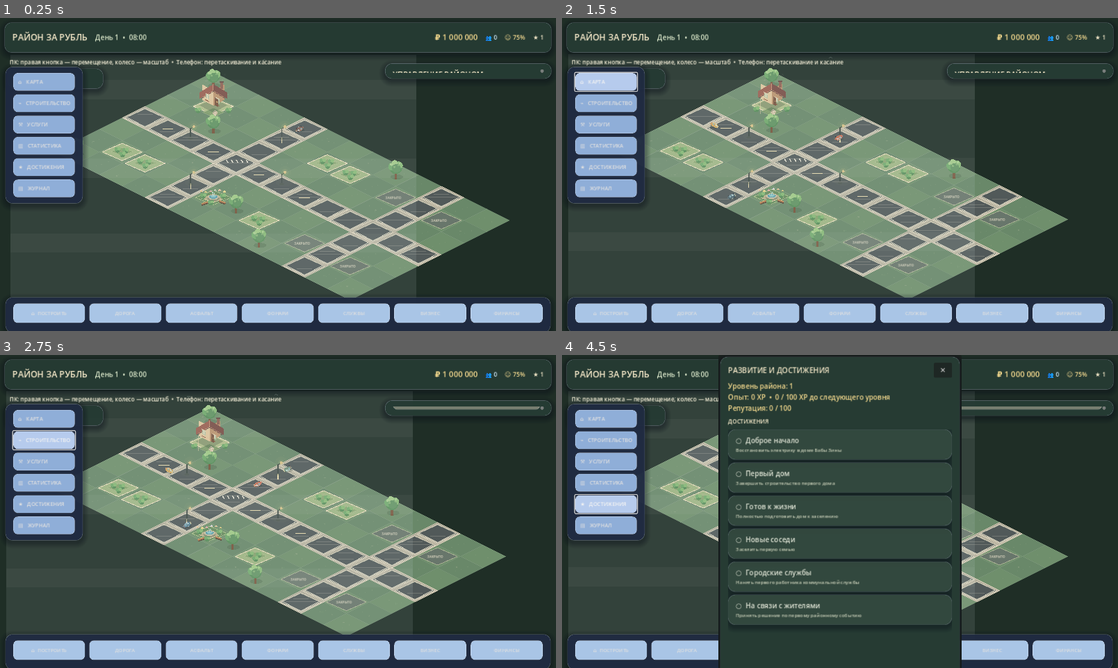
Above: before the commit, frames 1-4 (two rows, left to right).
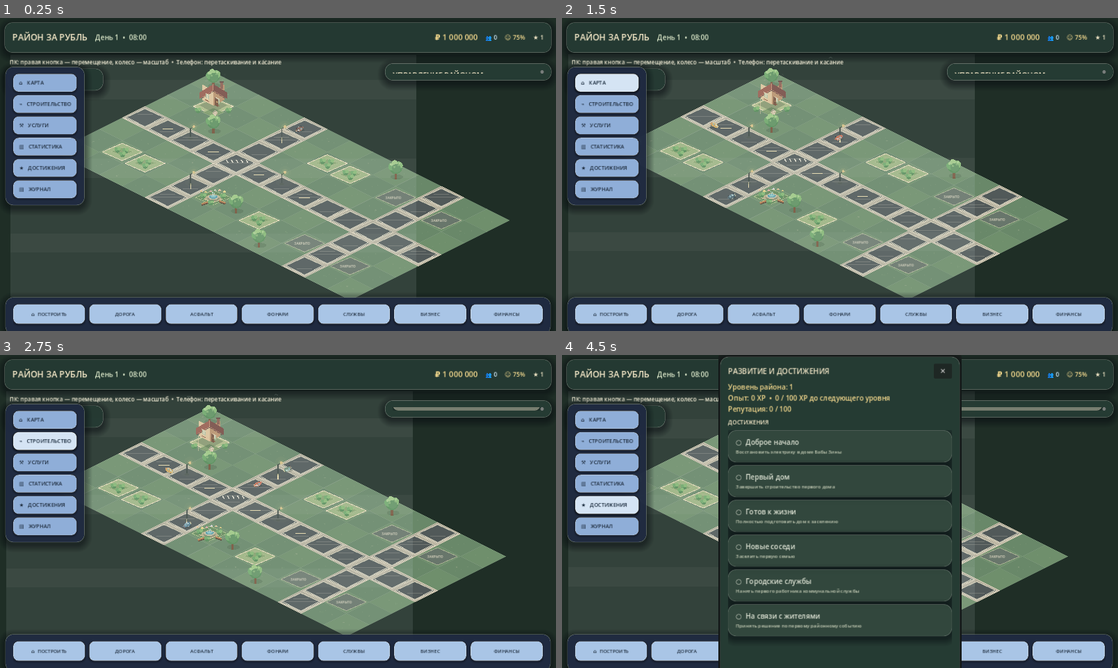
Above: after the commit, the same moments.

Repository: wellbi-creator/rayon-za-rubl
Game: Godot game, scene res://scenes/main.tscn
The game is run twice, just before and just after one commit, with the same random seed, the same clock (stepped at 60 frames per second) and the same inputs.
Inputs (mouse positions are in pixels of both pictures, inside the frame that each line leads up to):
- Up to frame 1 (0.25 s): no input
- Up to frame 2 (1.5 s): move the mouse to (962, 158) at 0.52 s; hold D 0.53-1.25 s; click (962, 158) at 0.67 s; click "⌂ КАРТА" at 1.25 s
- Up to frame 3 (2.75 s): click "⌁ СТРОИТЕЛЬСТВО" at 2 s
- Up to frame 4 (4.5 s): click "⚒ УСЛУГИ" at 2.75 s; click "▥ СТАТИСТИКА" at 3.5 s; click "★ ДОСТИЖЕНИЯ" at 4.25 s

The runs differ from the first frame. In frame 1, 2.8% of the frame differs, in the area x 0-100%, y 1-100%; in frame 2, 3.4%; in frame 3, 3.4%; in frame 4, 10%, in the area x 0-100%, y 0-100%.

Commit message:
Polish shared UI panel and button styles

Diff:
--- a/scripts/main.gd
+++ b/scripts/main.gd
@@ -1402,7 +1402,14 @@
 	button.alignment = HORIZONTAL_ALIGNMENT_LEFT
 	button.add_theme_font_size_override("font_size", 12)
 	button.add_theme_stylebox_override("normal", _button_style(Color("#8faed8")))
-	button.add_theme_stylebox_override("hover", _button_style(Color("#b6cbed")))
+	button.add_theme_stylebox_override("hover", _button_state_style(Color("#b6cbed"), false))
+	button.add_theme_stylebox_override("pressed", _button_state_style(Color("#8faed8"), true))
+	button.add_theme_stylebox_override("focus", _button_state_style(Color("#d5e4f4"), false))
+	button.add_theme_stylebox_override("disabled", _button_style(Color("#697789")))
+	button.add_theme_color_override("font_color", Color("#1d2b3c"))
+	button.add_theme_color_override("font_hover_color", Color("#17283a"))
+	button.add_theme_color_override("font_pressed_color", Color("#17283a"))
+	button.add_theme_color_override("font_disabled_color", Color("#c2c9cf"))
 	button.pressed.connect(action)
 	container.add_child(button)
 
@@ -1413,7 +1420,14 @@
 	button.size_flags_horizontal = Control.SIZE_EXPAND_FILL
 	button.add_theme_font_size_override("font_size", 11)
 	button.add_theme_stylebox_override("normal", _button_style(Color("#a9c5e6")))
-	button.add_theme_stylebox_override("hover", _button_style(Color("#c5d9f0")))
+	button.add_theme_stylebox_override("hover", _button_state_style(Color("#c5d9f0"), false))
+	button.add_theme_stylebox_override("pressed", _button_state_style(Color("#a9c5e6"), true))
+	button.add_theme_stylebox_override("focus", _button_state_style(Color("#dce9f7"), false))
+	button.add_theme_stylebox_override("disabled", _button_style(Color("#697789")))
+	button.add_theme_color_override("font_color", Color("#1d2b3c"))
+	button.add_theme_color_override("font_hover_color", Color("#17283a"))
+	button.add_theme_color_override("font_pressed_color", Color("#17283a"))
+	button.add_theme_color_override("font_disabled_color", Color("#c2c9cf"))
 	button.pressed.connect(action)
 	container.add_child(button)
 
@@ -1458,32 +1472,40 @@
 func _panel_style(color: Color, alpha: float) -> StyleBoxFlat:
 	var style := StyleBoxFlat.new()
 	style.bg_color = Color(color.r, color.g, color.b, alpha)
-	style.corner_radius_top_left = 16
-	style.corner_radius_top_right = 16
-	style.corner_radius_bottom_left = 16
-	style.corner_radius_bottom_right = 16
+	style.corner_radius_top_left = 18
+	style.corner_radius_top_right = 18
+	style.corner_radius_bottom_left = 18
+	style.corner_radius_bottom_right = 18
 	style.content_margin_left = 18
 	style.content_margin_right = 18
-	style.content_margin_top = 14
-	style.content_margin_bottom = 14
-	style.border_color = Color("#c9d7e8", 0.20)
+	style.content_margin_top = 16
+	style.content_margin_bottom = 16
+	style.border_color = Color("#d9e5d4", 0.28)
 	style.set_border_width_all(1)
-	style.shadow_color = Color(0.02, 0.04, 0.08, 0.38)
-	style.shadow_size = 14
-	style.shadow_offset = Vector2(0, 5)
+	style.shadow_color = Color(0.01, 0.025, 0.045, 0.46)
+	style.shadow_size = 18
+	style.shadow_offset = Vector2(0, 6)
 	return style
 
 func _button_style(color: Color) -> StyleBoxFlat:
+	return _button_state_style(color, false)
+
+func _button_state_style(color: Color, pressed: bool) -> StyleBoxFlat:
 	var style := StyleBoxFlat.new()
-	style.bg_color = color
-	style.border_color = Color("#ffffff", 0.18)
+	style.bg_color = color.darkened(0.12) if pressed else color
+	style.border_color = Color("#fff3d6", 0.34 if pressed else 0.24)
 	style.set_border_width_all(1)
-	style.corner_radius_top_left = 10
-	style.corner_radius_top_right = 10
-	style.corner_radius_bottom_left = 10
-	style.corner_radius_bottom_right = 10
-	style.content_margin_left = 12
-	style.content_margin_right = 12
+	style.corner_radius_top_left = 12
+	style.corner_radius_top_right = 12
+	style.corner_radius_bottom_left = 12
+	style.corner_radius_bottom_right = 12
+	style.content_margin_left = 14
+	style.content_margin_right = 14
+	style.content_margin_top = 8
+	style.content_margin_bottom = 8
+	style.shadow_color = Color(0.01, 0.02, 0.035, 0.28)
+	style.shadow_size = 4 if not pressed else 1
+	style.shadow_offset = Vector2(0, 2) if not pressed else Vector2.ZERO
 	return style
 
 func _update_balance() -> void:
